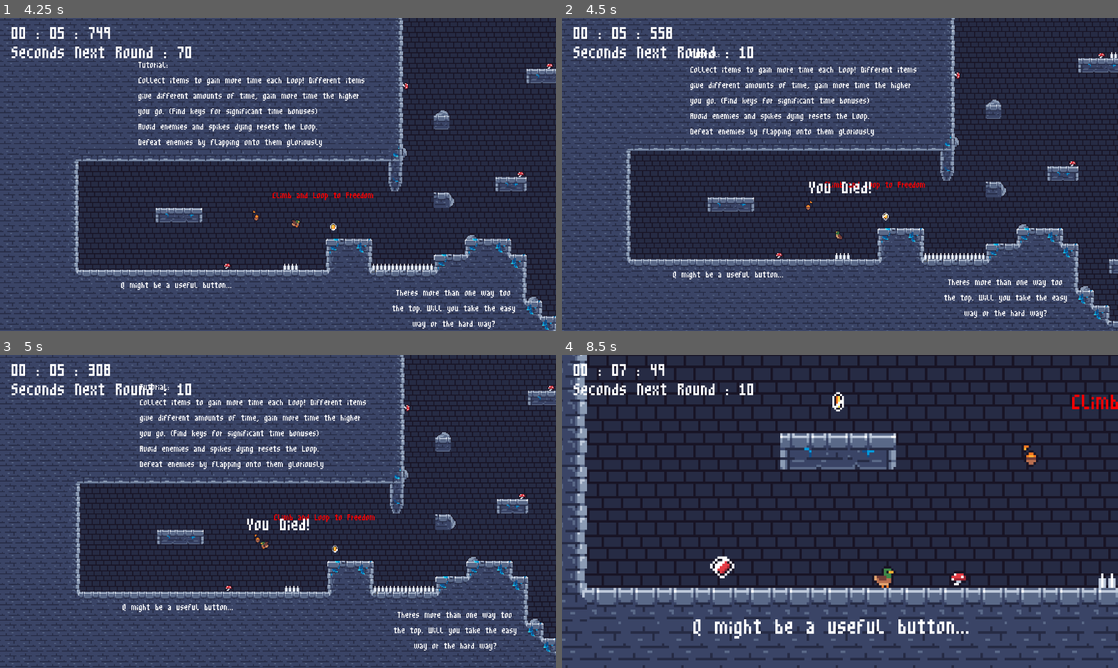
Above: before the commit, frames 1-4 (two rows, left to right).
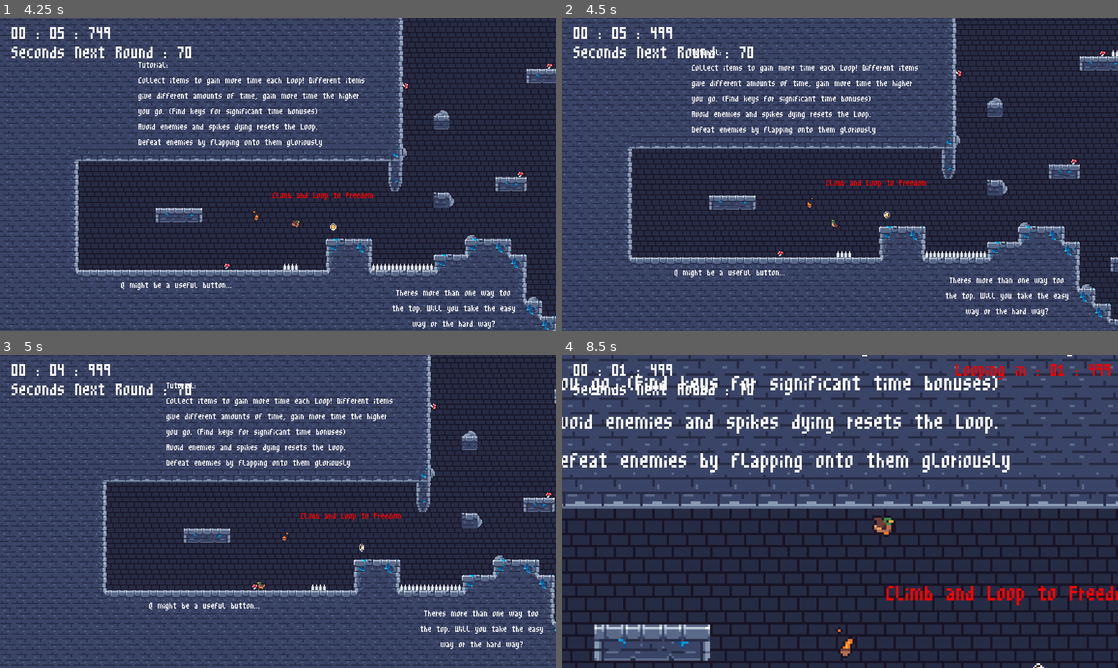
Above: after the commit, the same moments.

Repository: Lmwebb/GMTK-2025-LoopPond
Game: Godot game, scene res://scene/game.tscn
The game is run twice, just before and just after one commit, with the same random seed, the same clock (stepped at 60 frames per second) and the same inputs. Sound files missing from this copy of the repository are replaced by a short silence.
Inputs:
- Up to frame 1 (4.25 s): hold D (move_right) 0.53-2.03 s; tap Q (camera) at 0.6, 2.1, 3.6 s; tap Space (glide) at 1.35, 2.85 s; hold Left (move_left) 2.03-2.78 s; hold D (move_right) from 2.78 s (still down)
- Up to frame 2 (4.5 s): release D (move_right) at 4.28 s; hold Left (move_left) from 4.28 s (still down); tap Space (glide) at 4.35 s
- Up to frame 3 (5 s): keep holding Left (move_left)
- Up to frame 4 (8.5 s): release Left (move_left) at 5.03 s; hold D (move_right) 5.03-5.78 s; tap Q (camera) at 5.1, 6.6, 8.1 s; hold Left (move_left) 5.78-7.28 s; tap Space (glide) at 5.85, 7.35 s; hold D (move_right) from 7.28 s (still down)

Frame 1 is identical in both runs. In frame 2, 37% of the frame differs, in the area x 0-100%, y 0-100%; in frame 3, 40%; in frame 4, 74%.
Error after the commit: Invalid access to property or key 'stop' on a base object of type 'null instance'. (res://scripts/killzone.gd:8)

Commit message:
fix: projectile death bug

Diff:
--- a/gmtk-2025/scene/projectile.tscn
+++ b/gmtk-2025/scene/projectile.tscn
@@ -5,7 +5,7 @@
 [ext_resource type="PackedScene" uid="uid://bkbyjtu1lwjrn" path="res://scene/killzone.tscn" id="2_ujo14"]
 
 [sub_resource type="RectangleShape2D" id="RectangleShape2D_gaw4a"]
-size = Vector2(7, 4)
+size = Vector2(8, 6)
 
 [sub_resource type="RectangleShape2D" id="RectangleShape2D_ujo14"]
 size = Vector2(7, 4)
--- a/gmtk-2025/scripts/killzone.gd
+++ b/gmtk-2025/scripts/killzone.gd
@@ -2,8 +2,10 @@
 
 @onready var timer: Timer = $Timer
 @onready var deathsounds: AudioStreamPlayer2D = $Deathsounds
+@onready var life: Timer = $"../Life"
 
 func _on_body_entered(body: Node2D) -> void:
+	life.stop
 	GlobalTimer.death = true
 	GlobalTimer.glide_state = false
 	GlobalTimer.timer = 0
--- a/gmtk-2025/scripts/projectile.gd
+++ b/gmtk-2025/scripts/projectile.gd
@@ -13,6 +13,6 @@
 	velocity = Vector2(0, -SPEED).rotated(dir)
 	move_and_slide()
 
+func _on_life_timeout() -> void:
 
-func _on_life_timeout() -> void:
 	queue_free()
